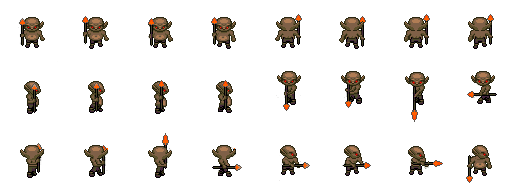
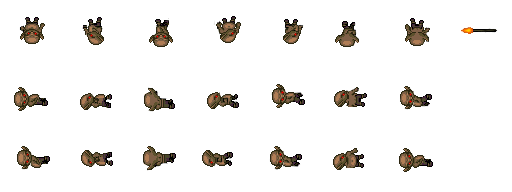
Two versions of the same layered image (w=512, h=192). Layer-by-layer changes:
painted on "Layer 0" over bbox(14, 14, 498, 183)
